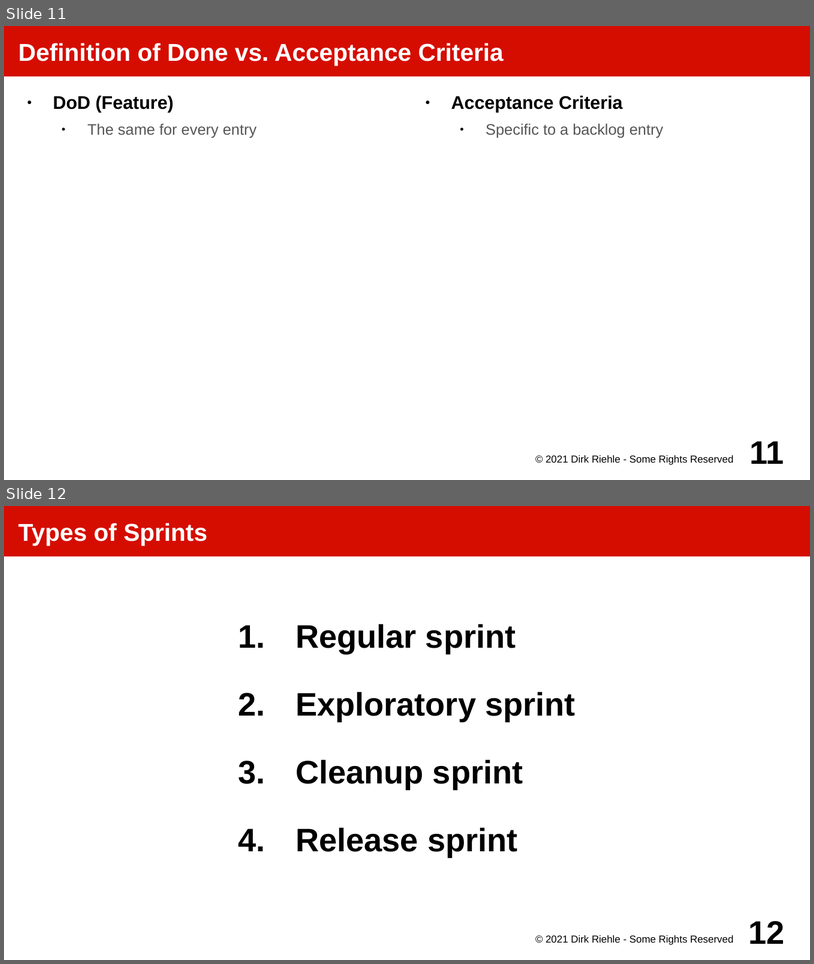
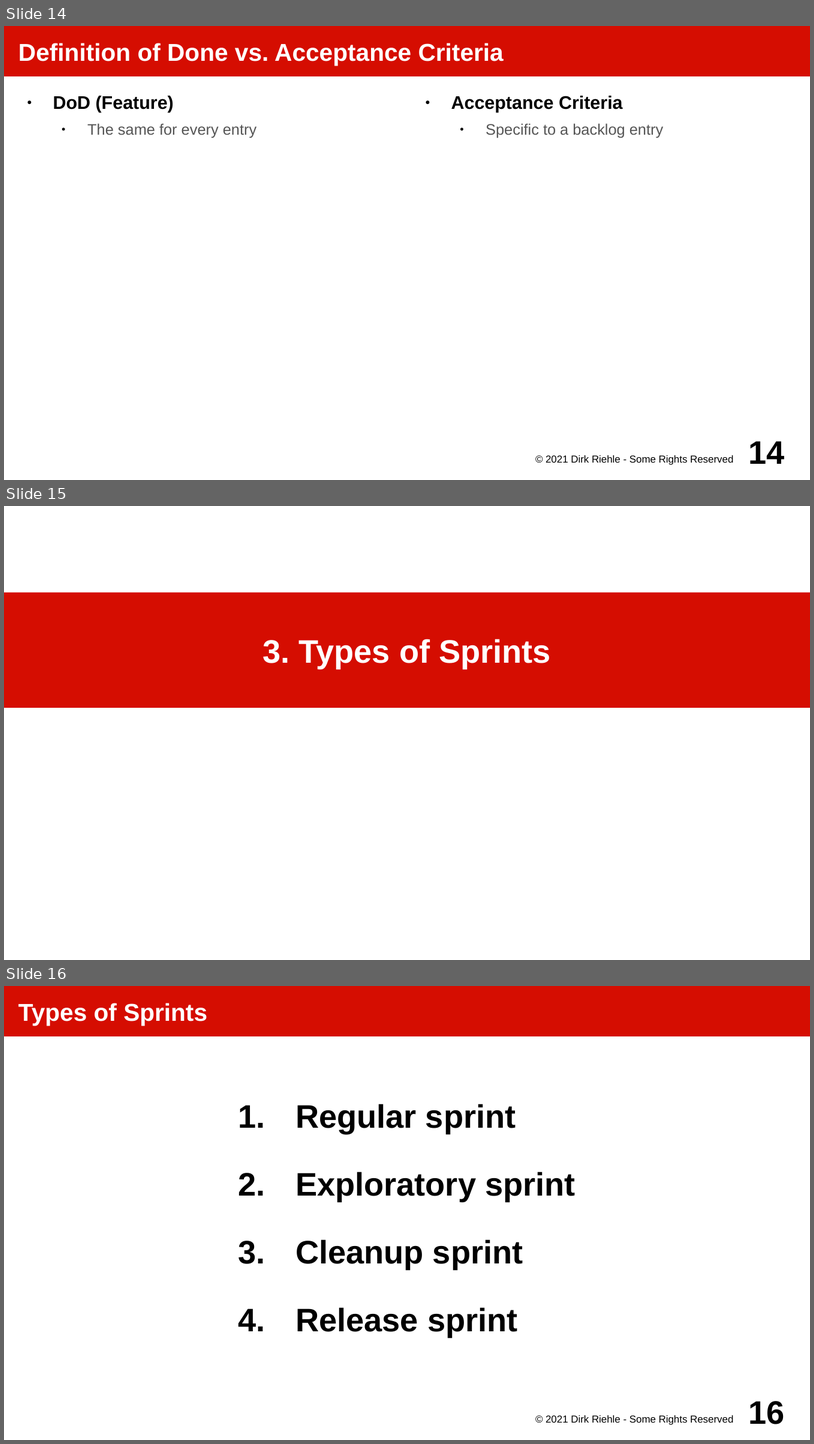
Before and after one commit to dirkriehle/amos-course, a slide deck: Lecture slides/AMOS D02 - Planning and Tracking.odp. Shown one above the other, each under a label of ours: slides 11 and 12 before the commit, slides 14, 15 and 16 after it. The pictures are 814x964 and 814x1444 pixels, drawn with LibreOffice and Linux fonts; fonts in the diff are those of the drawing. Boxes give left, top, right and bottom in pixels: in the first picture for what was removed or moved away, otherwise in the second. Text is boxed around its words. In the diff, an @@ line names an element or a change of style, - is before the commit and + after.

```diff
--- a/Lecture slides/AMOS D02 - Planning and Tracking.odp
+++ b/Lecture slides/AMOS D02 - Planning and Tracking.odp
@@ slide 15 added at [4,506,810,960], background #FFFFFF @@
@@ title added at [4,592,810,707], fill #D50D01, 32 pt, text #FFFFFF, bold @@
+3. Types of Sprints
@@ what was slide 11 is now slide 14 @@
@@ page number at [749,441,785,463]: text changed @@
-11
+14
@@ what was slide 12 is now slide 16 @@
@@ page number at [749,1401,785,1424]: text changed @@
-12
+16
```
Also in this commit, not shown: 1 slide changed, 6 other slides added, 15 other files.
